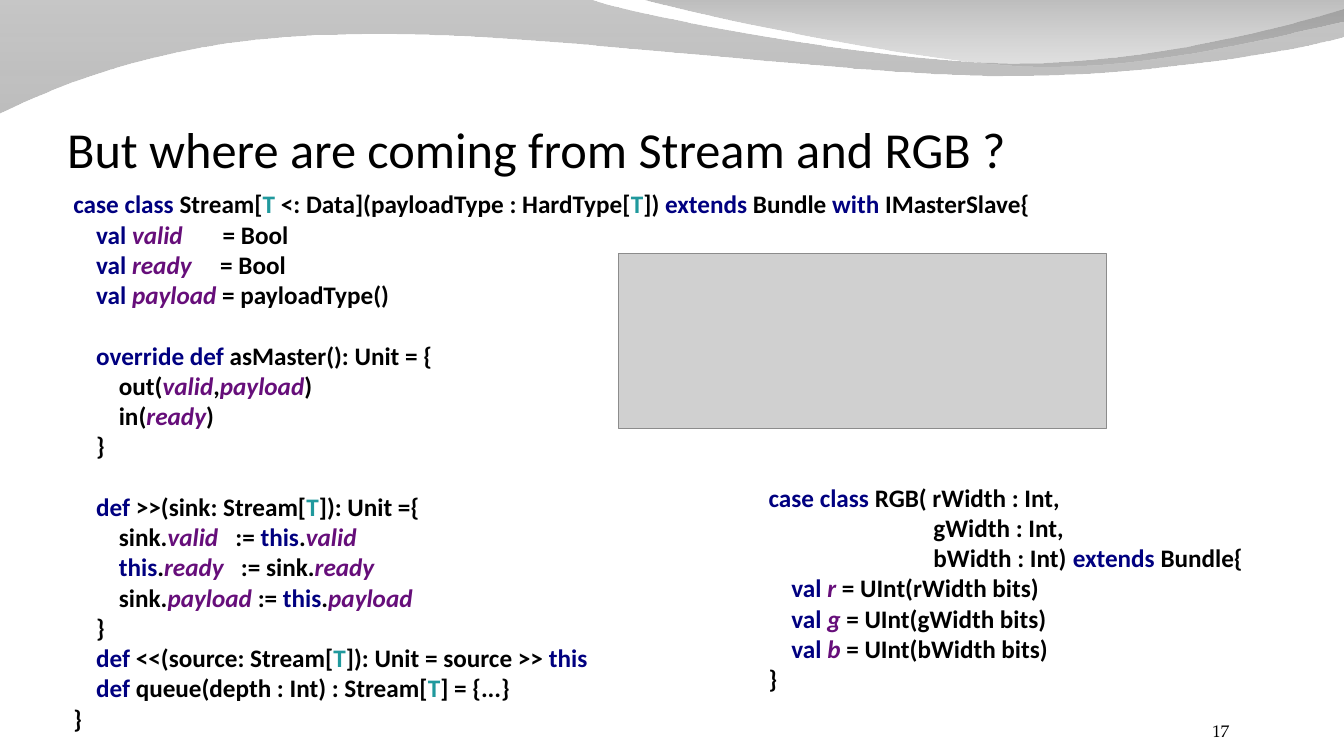
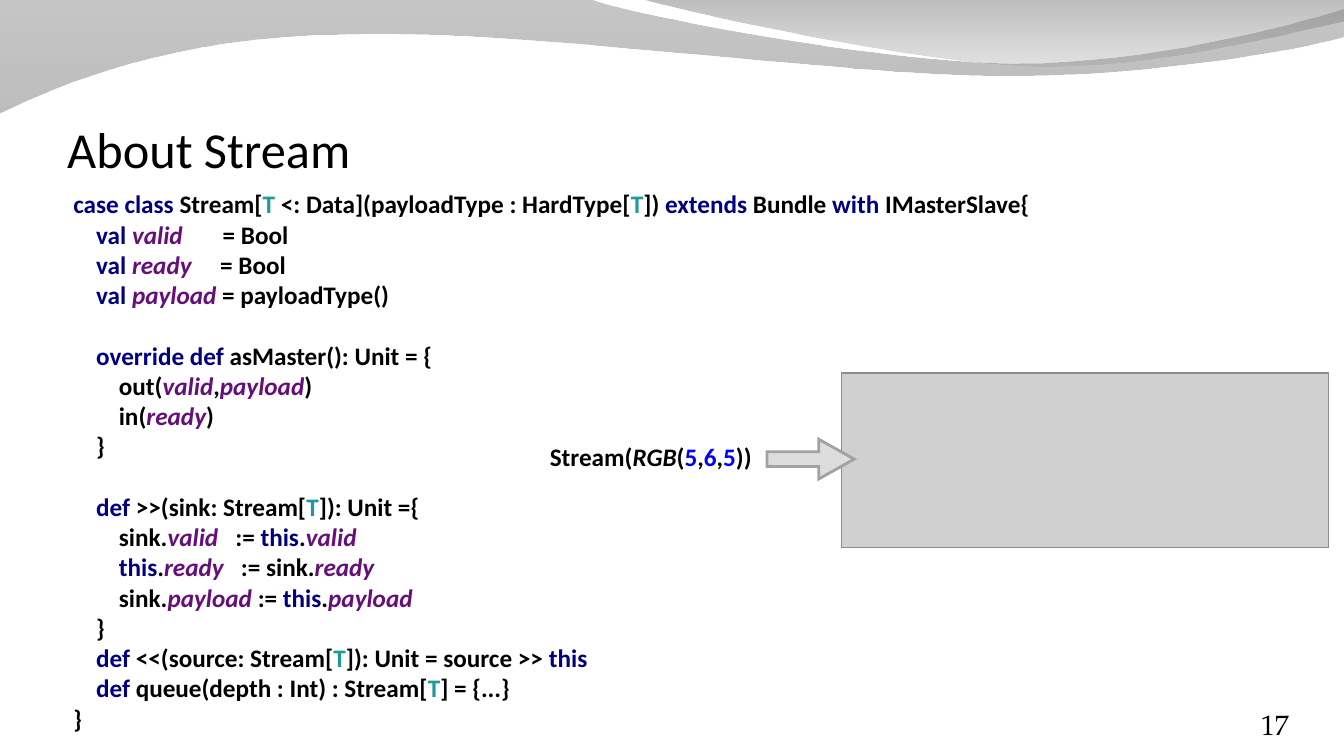
Before and after one commit to SpinalHDL/SpinalDoc, a slide deck: slide 17 of presentation/en/presentation_move_forward.odp. Drawn at 1344x756 pixels with LibreOffice and Linux fonts; fonts in the diff are those of the drawing; grey boxes stand for pictures; background and template pictures are left out. Boxes give left, top, right and bottom in pixels: in the first picture for what was removed or moved away, otherwise in the second. Text is boxed around its words. In the diff, an @@ line names an element or a change of style, - is before the commit and + after.

Commit message:
presentation_move_forward

```diff
--- a/presentation/en/presentation_move_forward.odp
+++ b/presentation/en/presentation_move_forward.odp
@@ title at (67, 133, 350, 169): text changed @@
-But where are coming from Stream and RGB ?
+About Stream
@@ picture: place and size @@
-picture at (619, 254, 1105, 428)
+picture at (841, 373, 1328, 547)
@@ text added at (550, 447, 752, 470), 18 pt, text #000000, bold @@
+Stream(RGB(5,6,5))
@@ right arrow added at (767, 439, 854, 479), fill #DDDDDD, outline #A2A2A2 2.01 pt @@
@@ text removed at (769, 488, 1243, 662) @@
-case class RGB( rWidth : Int,
-gWidth : Int,
-bWidth : Int) extends Bundle{
-val r = UInt(rWidth bits)
-val g = UInt(gWidth bits)
-val b = UInt(bWidth bits)
-}
@@ page number: place and size @@
-page number at (1212, 725, 1229, 737)
+page number at (1261, 715, 1289, 735)
@@ page number at (1261, 715, 1289, 735): size 12 to 20 pt @@
```
Also in this commit, not shown: 33 other slides changed, 5 slides added, 2 slides removed, 1 other file.
